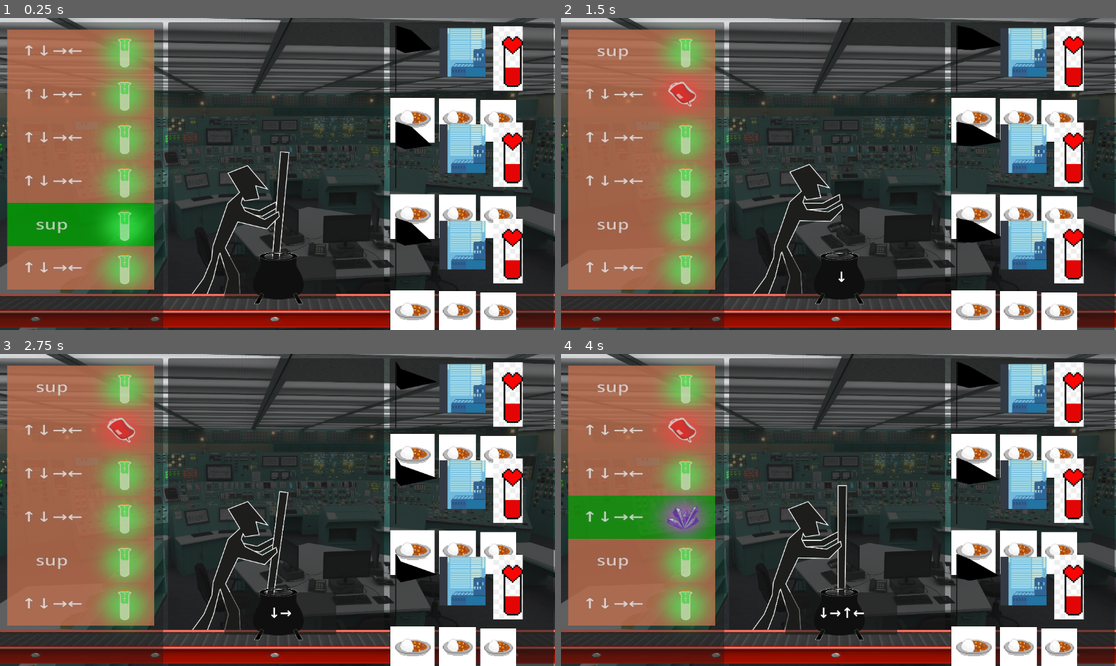
Above: before the commit, frames 1-4 (two rows, left to right).
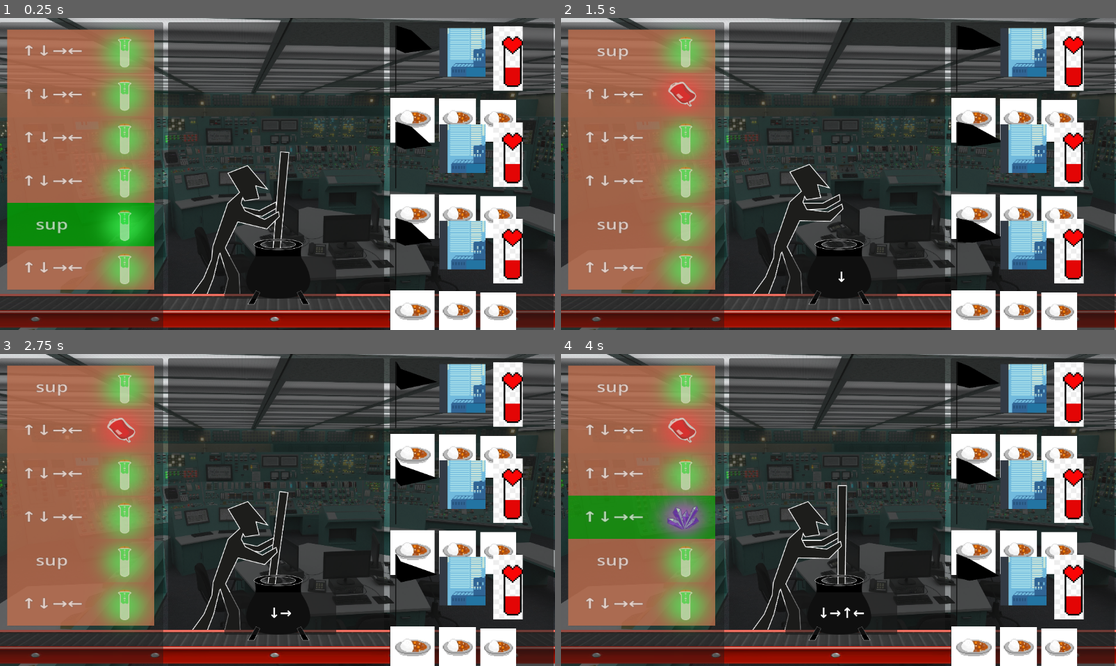
Above: after the commit, the same moments.

Repository: MelissaEPFL/OrbitalGameJam2025
Game: Godot game, scene res://main.tscn
Same seed, same stepped clock (60 frames per second), same inputs: the game is played once before the commit and once after it.
Inputs:
- Up to frame 1 (0.25 s): no input
- Up to frame 2 (1.5 s): tap Enter at 0.5, 0.6 s; hold D 0.53-1.28 s; hold S from 1.28 s (still down); tap 1 at 1.35 s
- Up to frame 3 (2.75 s): release S at 2.03 s; hold D from 2.03 s (still down); tap 2 at 2.1 s
- Up to frame 4 (4 s): release D at 2.78 s; hold W 2.78-3.53 s; tap 3 at 2.85 s; hold A from 3.53 s (still down); tap 4 at 3.6 s

The runs differ from the first frame. In frame 1, 0.5% of the frame differs, in the area x 44-56%, y 70-92%; in frame 2, 0.5%; in frame 3, 0.5%; in frame 4, 0.5%.

Commit message:
chaudron plus grand

Diff:
--- a/Game/chaudron.gd
+++ b/Game/chaudron.gd
@@ -5,8 +5,8 @@
 signal chaudron_arrived
 
 # Variables for positions
-var left_position = Vector2(-72, 73)  # Outside the left screen
-var right_position = Vector2(587, 73)  # Outside the right screen
+var left_position = Vector2(-90, 27)  # Outside the left screen
+var right_position = Vector2(569, 73)  # Outside the right screen
 
 # Speed for movement
 var movement_speed = 300  # Pixels per second
--- a/Game/chaudron.tscn
+++ b/Game/chaudron.tscn
@@ -25,10 +25,10 @@
 
 [node name="Chaudrons" type="AnimatedSprite2D" parent="Groupe_chaudrons"]
 position = Vector2(-426.25, 330.457)
-scale = Vector2(0.462298, 0.462298)
+scale = Vector2(0.582298, 0.582298)
 sprite_frames = SubResource("SpriteFrames_tirl1")
 
 [node name="Chaudrons2" type="AnimatedSprite2D" parent="Groupe_chaudrons"]
 position = Vector2(233, 330.457)
-scale = Vector2(0.462298, 0.462298)
+scale = Vector2(0.582298, 0.582298)
 sprite_frames = SubResource("SpriteFrames_tirl1")
--- a/Game/main.tscn
+++ b/Game/main.tscn
@@ -227,7 +227,7 @@
 
 [node name="Chaudron" parent="Menu central" instance=ExtResource("7_ycdy4")]
 z_index = 1
-position = Vector2(-72.115, 73)
+position = Vector2(-90.115, 27)
 
 [node name="IncantationPanel" parent="Menu central" instance=ExtResource("8_5vw27")]
 z_index = 1
Not shown: 1 places in Game/main.tscn that only renumber resources
